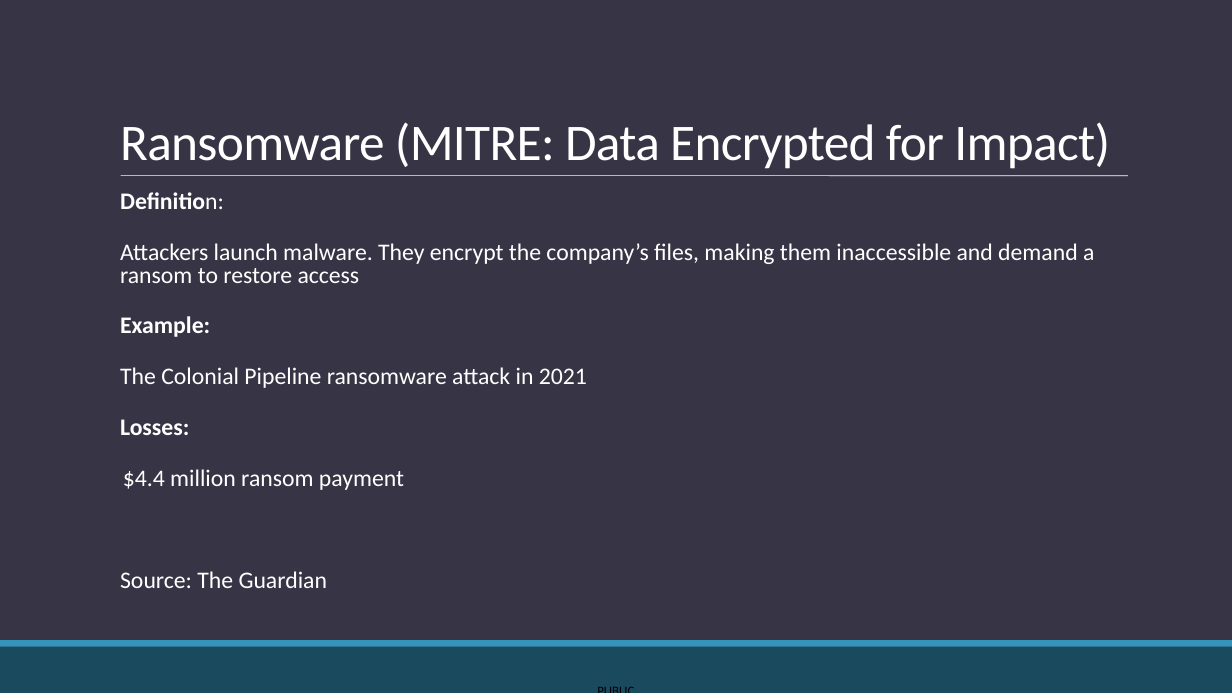
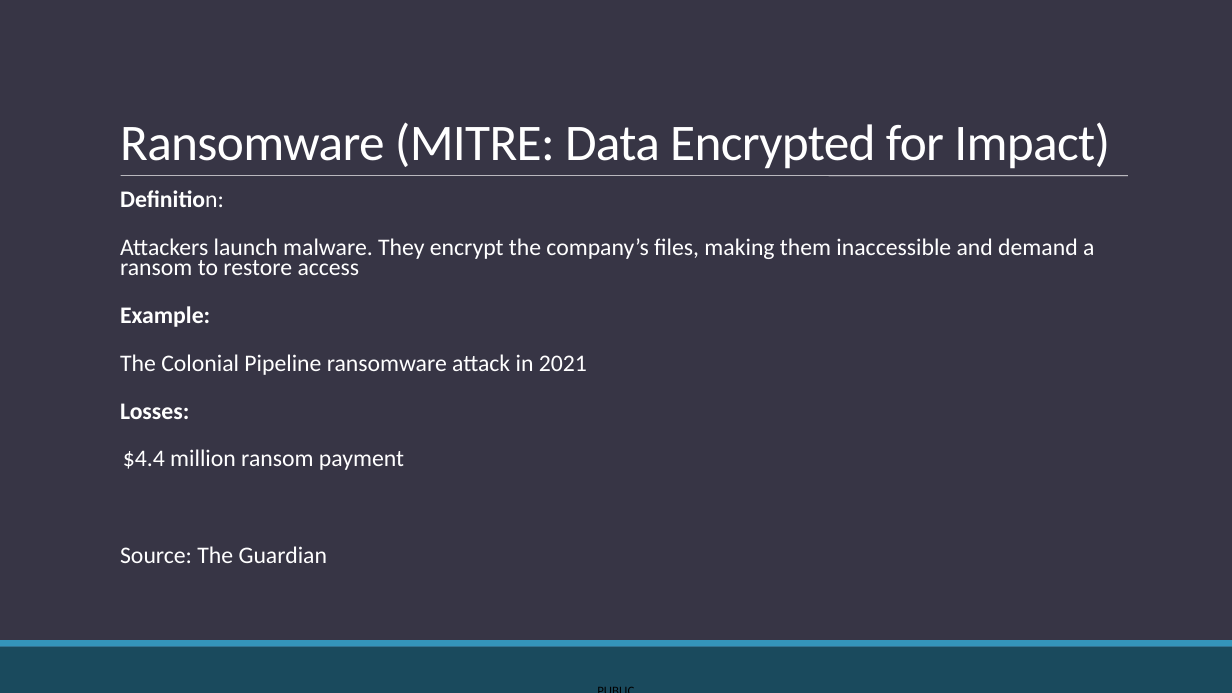
Before and after one commit to KozA777/cyber_project, a slide deck: slide 14 of FINAL_PRESENTATION.pptx. Drawn at 1232x693 pixels with LibreOffice and Linux fonts; fonts in the diff are those of the drawing. Boxes give left, top, right and bottom in pixels: in the first picture for what was removed or moved away, otherwise in the second. Text is boxed around its words. In the diff, an @@ line names an element or a change of style, - is before the commit and + after.

```diff
--- a/FINAL_PRESENTATION.pptx
+++ b/FINAL_PRESENTATION.pptx
@@ text "Definition:" at (x1=120, y1=190, x2=1094, y2=563): line spacing 0.8 to 0.7 @@
```
Also in this commit, not shown: 11 other slides changed, 1 slide removed.
